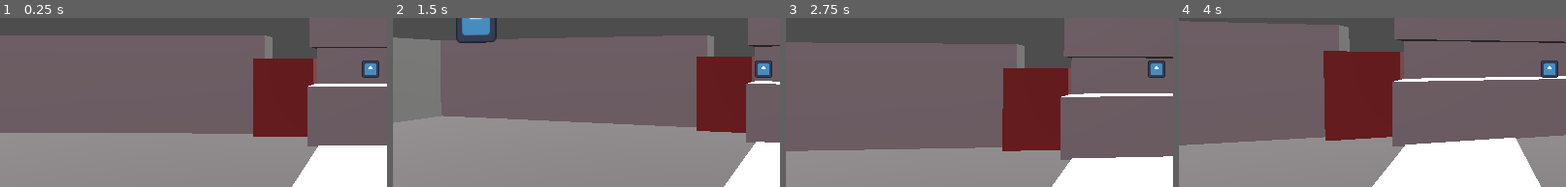
Above: before the commit, frames 1-4 (left to right).
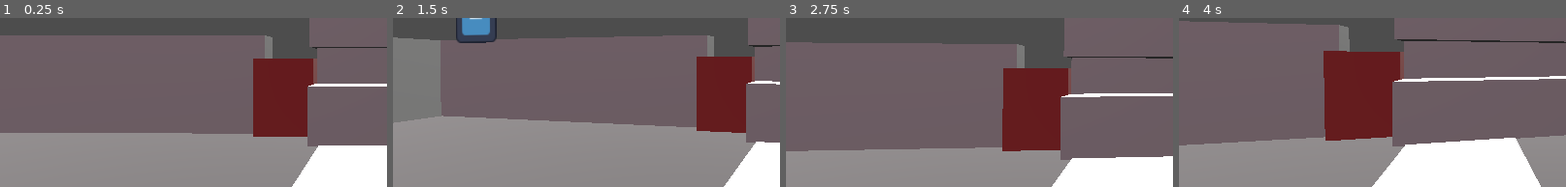
Above: after the commit, the same moments.

Repository: rat-balls/alzheimer-game
Game: Godot game, scene res://Scenes/sc_game.tscn
The game is run twice, just before and just after one commit, with the same random seed, the same clock (stepped at 60 frames per second) and the same inputs. The engine's default icon, where the game draws it, is replaced by a stand-in: a white triangle on a blue panel in a dark square.
Inputs (mouse positions are % of the whole screen's width and height, from its top left):
- Up to frame 1 (0.25 s): no input
- Up to frame 2 (1.5 s): tap Enter at 0.5 s; move the mouse to (55, 36) at 0.52 s; press the mouse at (55, 36) at 0.53 s; tap D (D) at 0.6 s; tap Space at 1.25 s; move the mouse to (45, 37) at 1.27 s; release the mouse at (45, 37) at 1.28 s; click (45, 37) at 1.35 s
- Up to frame 3 (2.75 s): tap D (D) at 1.55 s; tap Enter at 2 s; move the mouse to (52, 34) at 2.02 s; press the mouse at (52, 34) at 2.03 s; tap A (A) at 2.1 s
- Up to frame 4 (4 s): tap Space at 2.75 s; move the mouse to (49, 38) at 2.77 s; release the mouse at (49, 38) at 2.78 s; tap D (D) at 2.85 s; tap Enter at 3.5 s; move the mouse to (57, 38) at 3.52 s; press the mouse at (57, 38) at 3.53 s; tap S (S) at 3.6 s
The pictures show only the part of the screen within x 2-52%, y 22-72%; the shares and areas given below are measured in that part.

The runs differ from the first frame. In frame 1, 0.5% of the frame differs, in the area x 93-98%, y 25-36%; in frame 2, 0.5%; in frame 3, 0.5%; in frame 4, 0.5%.

Commit message:
Added reticle part 2

Diff:
--- a/Scenes/Prefabs/player.tscn
+++ b/Scenes/Prefabs/player.tscn
@@ -27,5 +27,5 @@
 visible = false
 mesh = SubResource("BoxMesh_f7424")
 
-[node name="PlayerCamera" parent="." unique_id=537137786 instance=ExtResource("2_pv3ct")]
+[node name="PlayerCamera" parent="." unique_id=537137786 groups=["InteractHandler"] instance=ExtResource("2_pv3ct")]
 transform = Transform3D(-1, 0, -1.509958e-07, 0, 1, 0, 1.509958e-07, 0, -1, 0, 2.032617, 0)
--- a/Scripts/Player/player_camera.gd
+++ b/Scripts/Player/player_camera.gd
@@ -7,6 +7,7 @@
 const THROW_FORCE = 6.0
 
 var player: CharacterBody3D
+var valid_hold_target: RigidBody3D = null
 var held_object: RigidBody3D = null
 
 func _ready() -> void:
@@ -44,25 +45,33 @@
 	held_object.linear_damp = 0.0
 	held_object = null
 
-func try_grab_object() -> void:
+func find_valid_grab_target() -> void:
 	var space_state = get_world_3d().direct_space_state
 	var from = global_position
 	var to = global_position + -global_transform.basis.z * INTERACT_DISTANCE
 	var query = PhysicsRayQueryParameters3D.create(from, to)
 	var result = space_state.intersect_ray(query)
 	if result.is_empty():
+		valid_hold_target = null
 		return
-	var obj = result["collider"]
-	print("name:", obj.name, "type:",obj.get_class())
-	if obj is RigidBody3D and obj.is_in_group("interactable"):
-		held_object = obj
+
+	if result["collider"] is RigidBody3D and result["collider"].is_in_group("interactable"):
+		valid_hold_target = result["collider"]
+	else:
+		valid_hold_target = null
+
+func try_grab_object() -> void:
+	if valid_hold_target != null:
+		print("name:", valid_hold_target.name, "type:",valid_hold_target.get_class())
+		held_object = valid_hold_target
 		held_object.gravity_scale = 0.0
 		held_object.linear_damp = 6.0
 		held_object.angular_damp = 6.0
 
 # Called every frame. 'delta' is the elapsed time since the previous frame.
 func _process(delta: float) -> void:
-	pass
+	find_valid_grab_target()
+
 func _physics_process(delta: float) -> void:
 	if held_object:
 		var taget_position = global_position + -global_transform.basis.z * HOLD_DISTANCE
--- a/Scripts/Player/reticle_handler.gd
+++ b/Scripts/Player/reticle_handler.gd
@@ -7,7 +7,7 @@
 
 func _process(delta: float) -> void:
 	if(interact_handler):
-		if(interact_handler.held_object != null):
+		if(interact_handler.valid_hold_target != null or interact_handler.held_object != null):
 			visible = true
 		else:
 			visible = false
--- a/project.godot
+++ b/project.godot
@@ -18,6 +18,7 @@
 [global_group]
 
 interactable=""
+InteractHandler=""
 
 [input]
 
